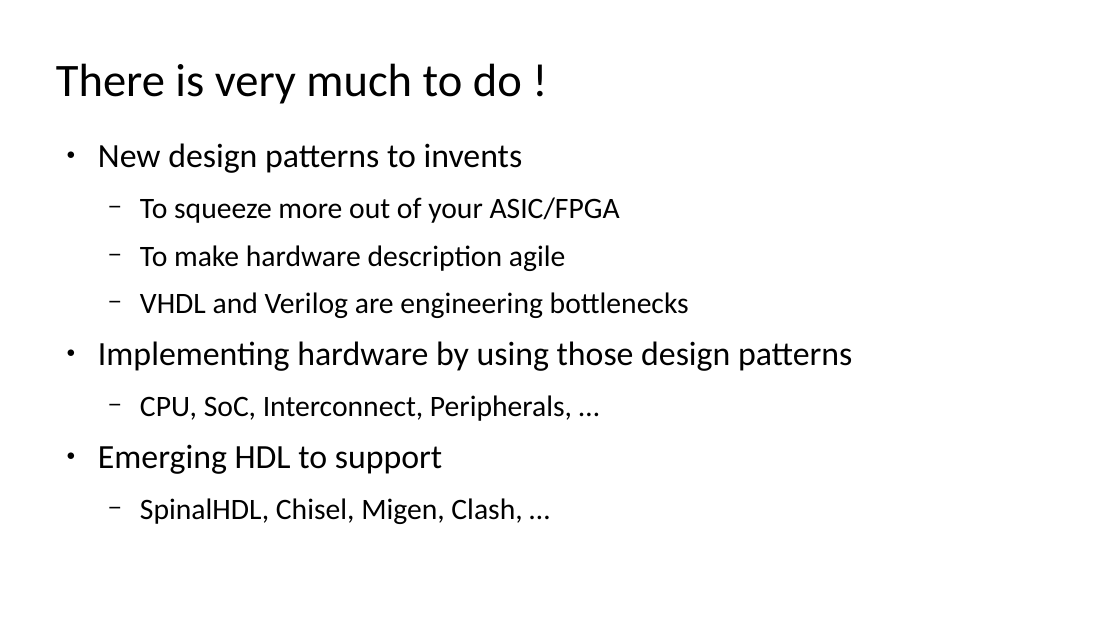
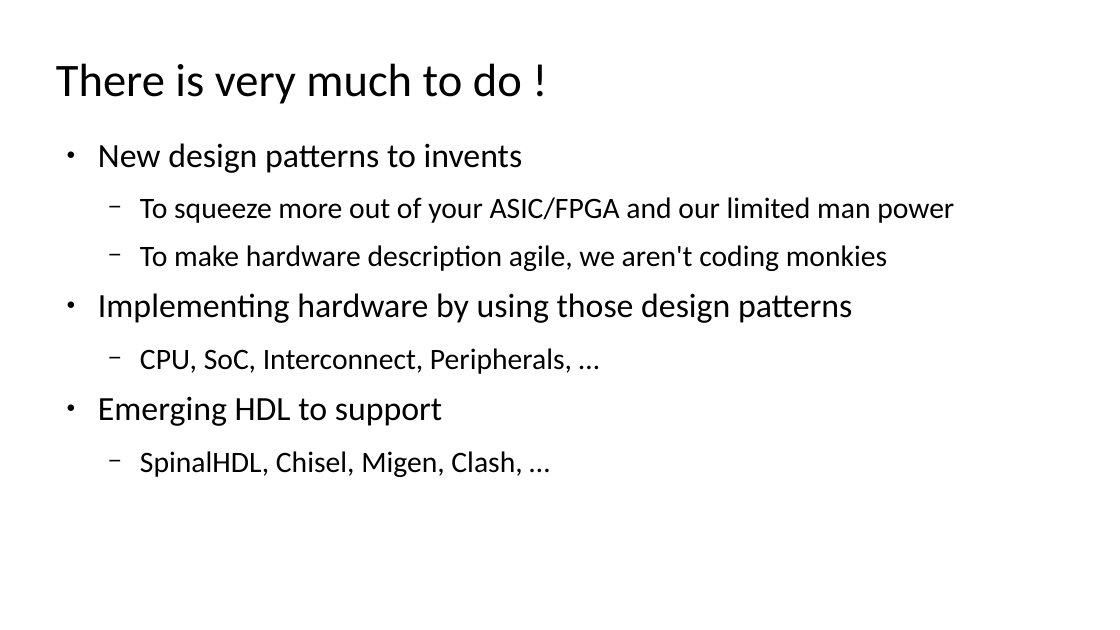
Before and after one commit to SpinalHDL/SpinalDoc, a slide deck: slide 17 of presentation/en/fsic2019.odp (slide 19 before the commit). Drawn at 1120x630 pixels with LibreOffice and Linux fonts; fonts in the diff are those of the drawing. Boxes give left, top, right and bottom in pixels: in the first picture for what was removed or moved away, otherwise in the second. Text is boxed around its words. In the diff, an @@ line names an element or a change of style, - is before the commit and + after.

```diff
--- a/presentation/en/fsic2019.odp
+++ b/presentation/en/fsic2019.odp
@@ text at [140,197,954,271]: text changed @@
-  − To squeeze more out of your ASIC/FPGA
-  − To make hardware description agile
-  − VHDL and Verilog are engineering bottlenecks
+  − To squeeze more out of your ASIC/FPGA and our limited man power
+  − To make hardware description agile, we aren't coding monkies
```
Also in this commit, not shown: 11 other slides changed, 8 slides added, 6 slides removed, 1 other file.
